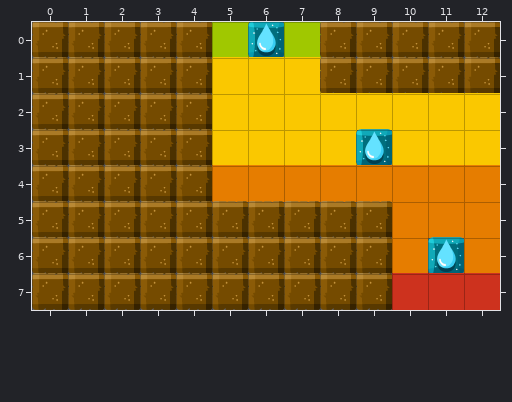
One commit to this Tiled map: Assets/DrillingGameMaps/Level2.tmx. Above, as it was before the edit.
Cells are 70x70 px. Shown: x 0..12, y 0..7.
After the commit:
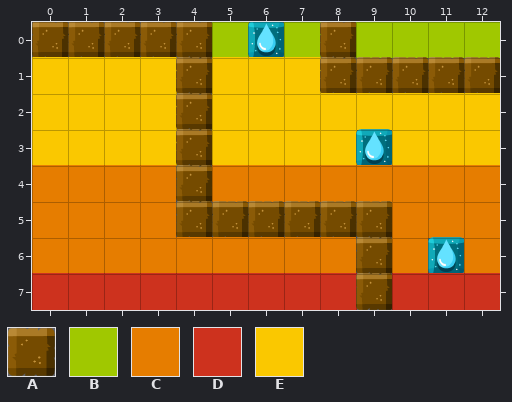
Key: from "Mini-game": A 0 "9_6_TileBlock", B 3 "9_6_TileGreen", C 7 "9_6_TileOrange", D 8 "9_6_TileRed", E 10 "9_6_TileYellow".
_ is an empty cell.
What changed:
Layer "Tile Layer 1":
y 0: x 9..12 AAAA -> BBBB
y 1..3: x 0..3 AAAA -> EEEE
y 4..5: x 0..3 AAAA -> CCCC
y 6: x 0..8 AAAAAAAAA -> CCCCCCCCC
y 7: x 0..8 AAAAAAAAA -> DDDDDDDDD
